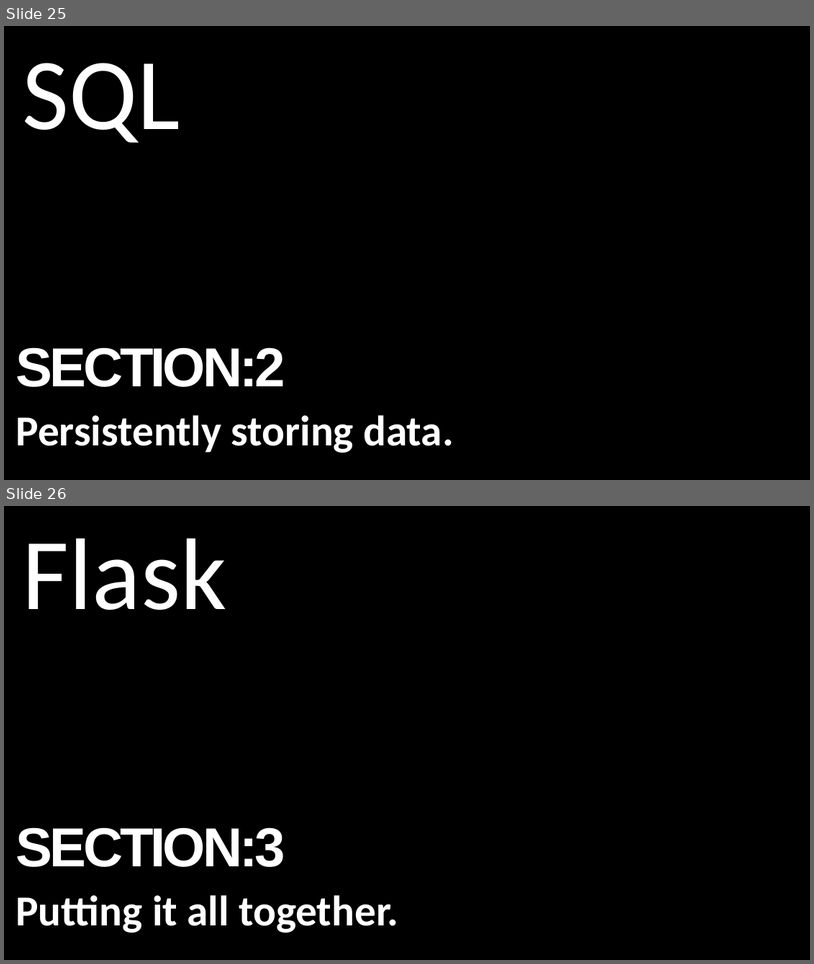
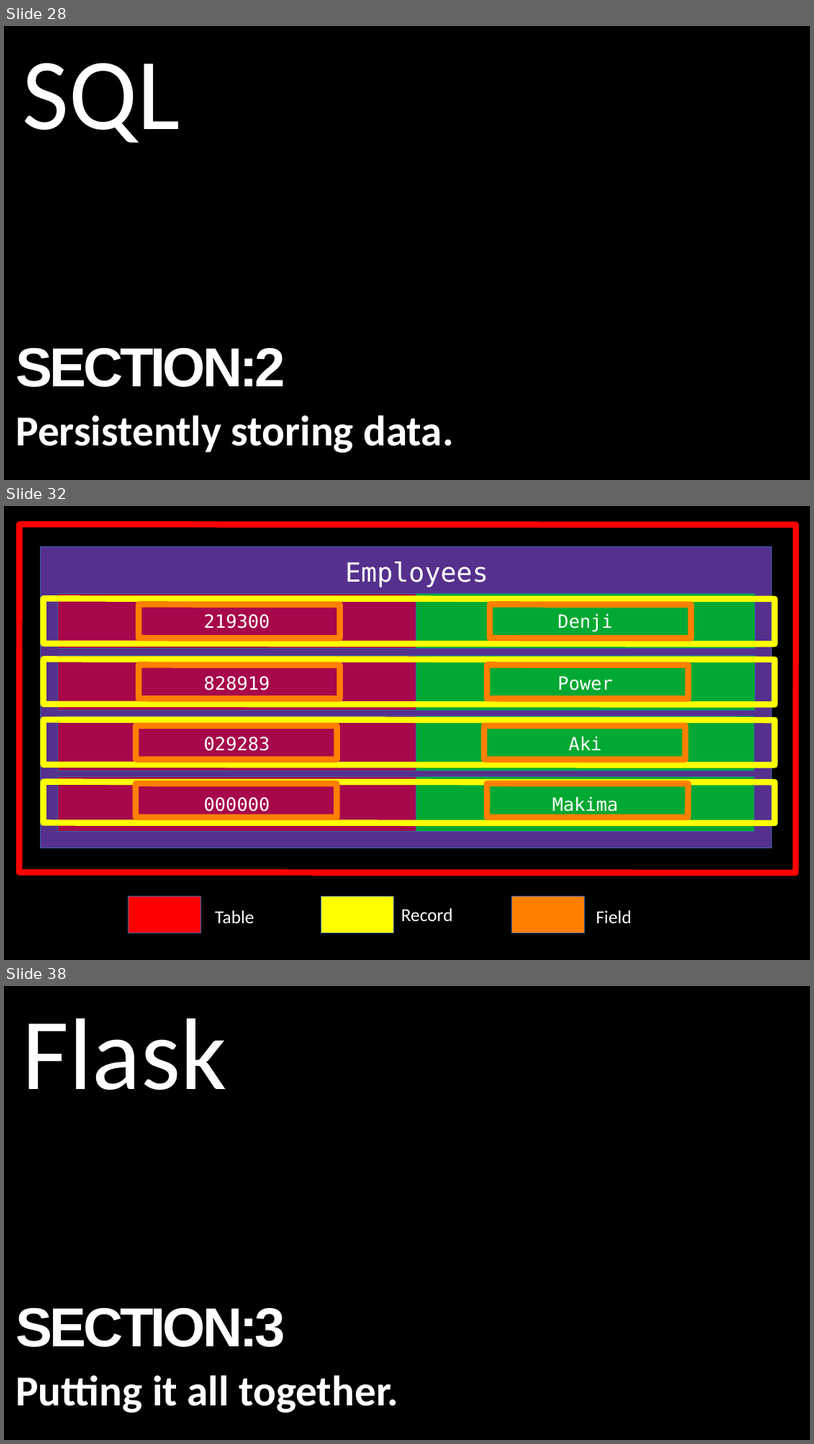
Before and after one commit to alexacallmebaka/htmlflasksql, a slide deck: slides/deck.odp. Shown one above the other, each under a label of ours: slides 25 and 26 before the commit, slides 28, 32 and 38 after it; the slides between them are not shown. The pictures are 814x964 and 814x1444 pixels, drawn with LibreOffice and Linux fonts; fonts in the diff are those of the drawing. Boxes give left, top, right and bottom in pixels: in the first picture for what was removed or moved away, otherwise in the second. Text is boxed around its words. In the diff, an @@ line names an element or a change of style, - is before the commit and + after.

```diff
--- a/slides/deck.odp
+++ b/slides/deck.odp
@@ slide 32 added at [4, 506, 810, 960], background #000000 @@
@@ rectangle added at [19, 524, 797, 872], outline #FF0000 6.01 pt @@
@@ group added at [41, 546, 772, 848]: 9 rectangles, 1 text @@
+219300
+Denji
+828919
+Power
+029283
+Aki
+000000
+Makima
+Employees
@@ rectangle added at [44, 599, 775, 644], outline #FFFF00 6.01 pt @@
@@ rectangle added at [139, 604, 340, 638], outline #FF8000 6.01 pt @@
@@ rectangle added at [490, 604, 691, 638], outline #FF8000 6.01 pt @@
@@ rectangle added at [44, 659, 775, 703], outline #FFFF00 6.01 pt @@
@@ rectangle added at [139, 665, 340, 698], outline #FF8000 6.01 pt @@
@@ rectangle added at [488, 665, 689, 698], outline #FF8000 6.01 pt @@
@@ rectangle added at [44, 720, 775, 764], outline #FFFF00 6.01 pt @@
@@ rectangle added at [136, 726, 337, 759], outline #FF8000 6.01 pt @@
@@ rectangle added at [485, 726, 686, 759], outline #FF8000 6.01 pt @@
@@ rectangle added at [44, 782, 775, 823], outline #FFFF00 6.01 pt @@
@@ rectangle added at [136, 783, 337, 817], outline #FF8000 6.01 pt @@
@@ rectangle added at [487, 783, 688, 817], outline #FF8000 6.01 pt @@
@@ rectangle added at [128, 896, 201, 934], fill #FF0000, outline #3465A4 0 pt @@
@@ text added at [215, 910, 254, 923], 18 pt, text #FFFFFF @@
+Table
@@ rectangle added at [321, 896, 394, 934], fill #FFFF00, outline #3465A4 0 pt @@
@@ text added at [401, 908, 453, 921], 18 pt, text #FFFFFF @@
+Record
@@ rectangle added at [512, 896, 585, 934], fill #FF8000, outline #3465A4 0 pt @@
@@ text added at [597, 910, 632, 923], 18 pt, text #FFFFFF @@
+Field
@@ what was slide 25 is now slide 28 @@
@@ what was slide 26 is now slide 38 @@
```
Also in this commit, not shown: 5 slides changed, 11 other slides added.
